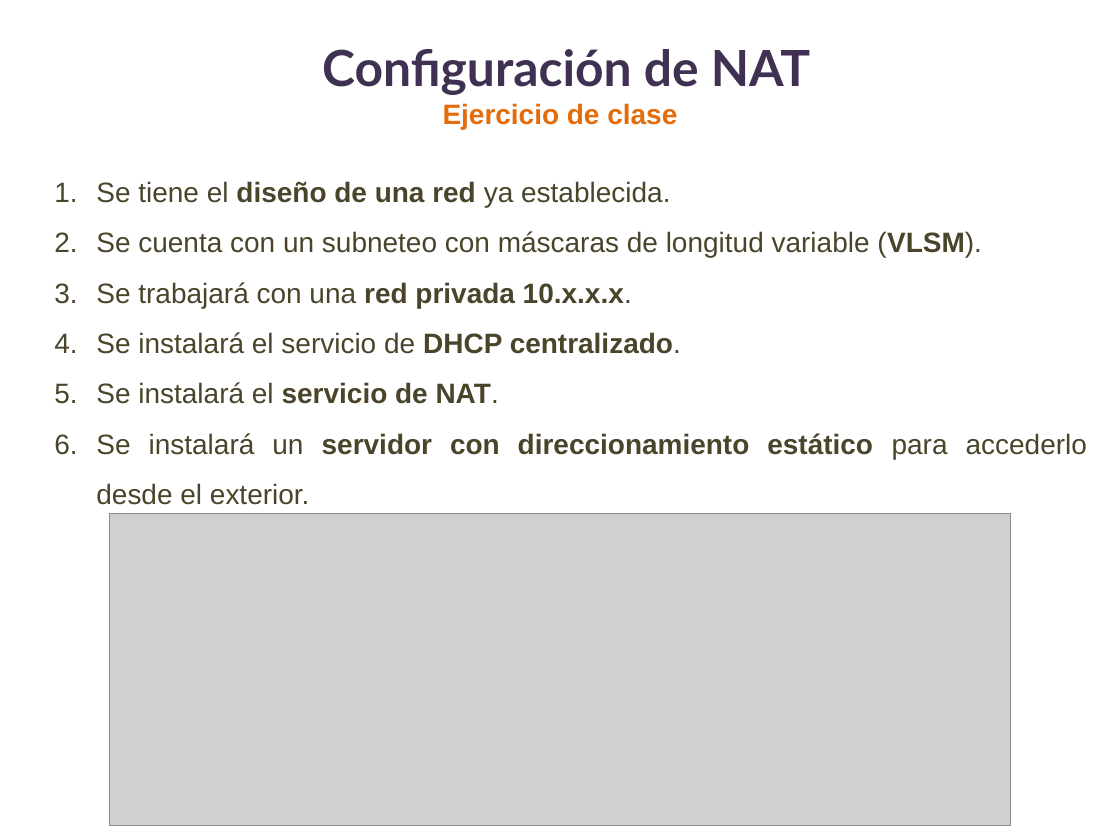
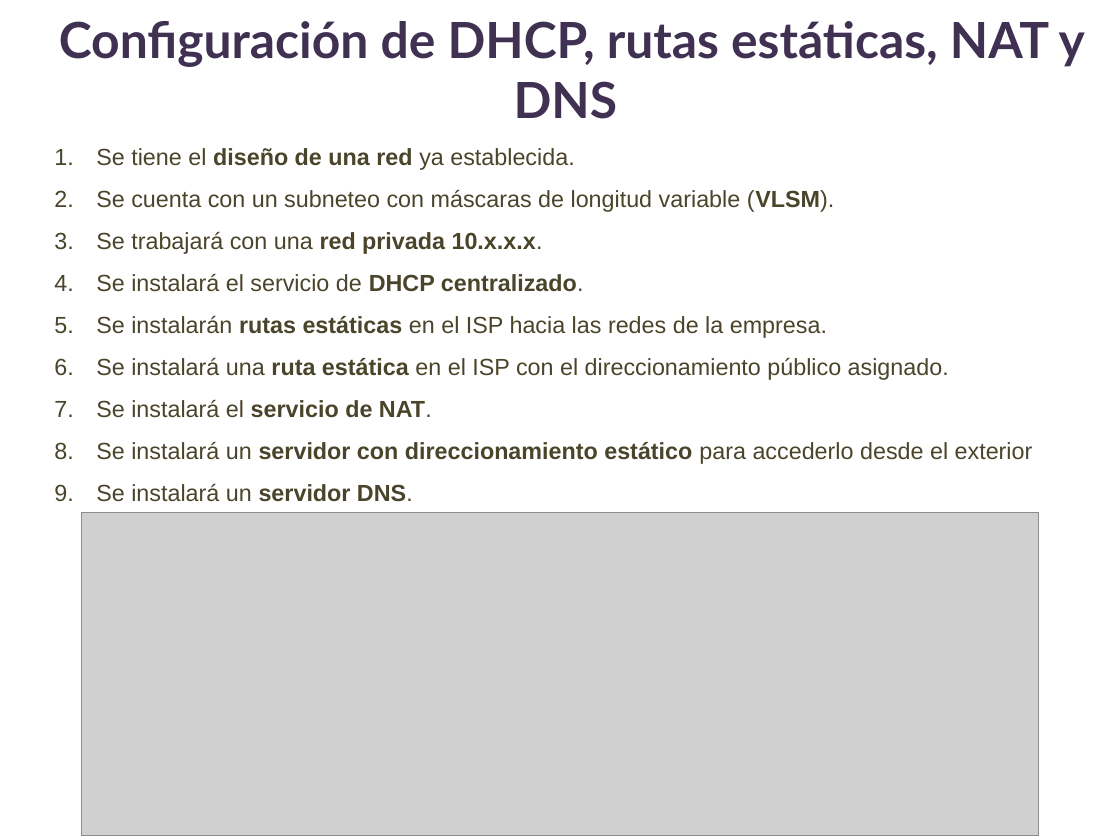
Before and after one commit to lizetheP/WAN, a slide deck: slide 2 of Calendario2024/Ejercicios/E18_NAT/Ejercicio18.pptx. Drawn at 1120x840 pixels with LibreOffice and Linux fonts; fonts in the diff are those of the drawing; grey boxes stand for pictures. Boxes give left, top, right and bottom in pixels: in the first picture for what was removed or moved away, otherwise in the second. Text is boxed around its words. In the diff, an @@ line names an element or a change of style, - is before the commit and + after.

```diff
--- a/Calendario2024/Ejercicios/E18_NAT/Ejercicio18.pptx
+++ b/Calendario2024/Ejercicios/E18_NAT/Ejercicio18.pptx
@@ text at (59,21,1085,119): text changed @@
-Configuración de NAT
-Ejercicio de clase
+Configuración de DHCP, rutas estáticas, NAT y DNS
@@ text "Se tiene el diseño de ...": place and size @@
-text "Se tiene el diseño de ..." at (96,181,1087,505)
+text "Se tiene el diseño de ..." at (96,148,1033,502)
@@ text at (96,148,835,418): size 18 to 15 pt in "Se tiene el diseño de una red ...", "Se cuenta con un subneteo con máscaras ...", "Se trabajará con una red privada 10.x.x.x.", "Se instalará el servicio de DHCP centralizado." and 1 more places @@
@@ text at (96,316,949,380): paragraphs added @@
+5. Se instalarán rutas estáticas en el ISP hacia las redes de la empresa.
+6. Se instalará una ruta estática en el ISP con el direccionamiento público asignado.
@@ text at (96,442,1033,502): text changed; size 18 to 15 pt @@
-6. Se instalará un servidor con direccionamiento estático para accederlo desde el exterior.
+8. Se instalará un servidor con direccionamiento estático para accederlo desde el exterior
+9. Se instalará un servidor DNS.
@@ picture: place and size @@
-picture at (110,514,1011,825)
+picture at (81,513,1038,836)
```
Also in this commit, not shown: 4 other slides changed, 4 slides added, 2 slides removed, 51 other files.
